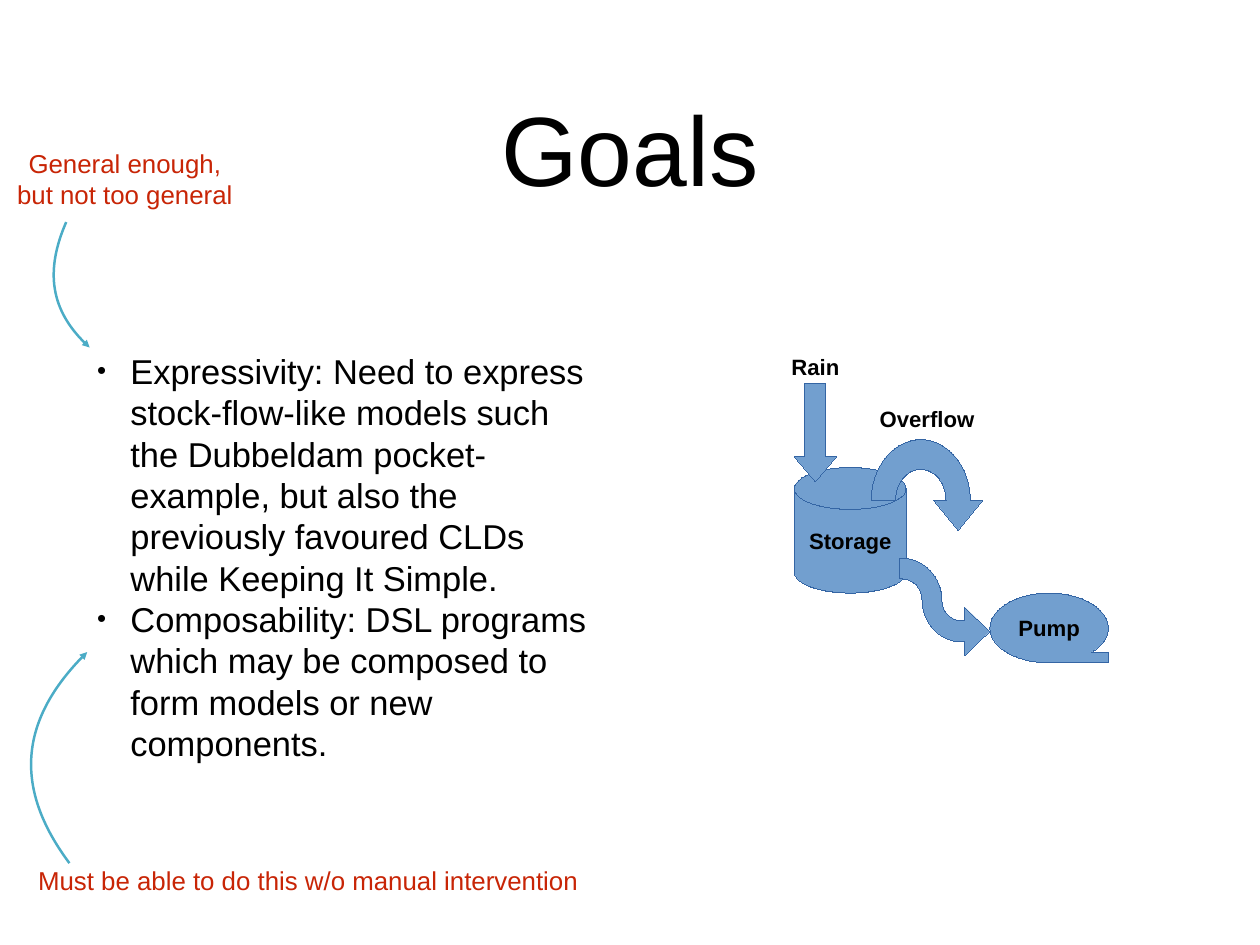
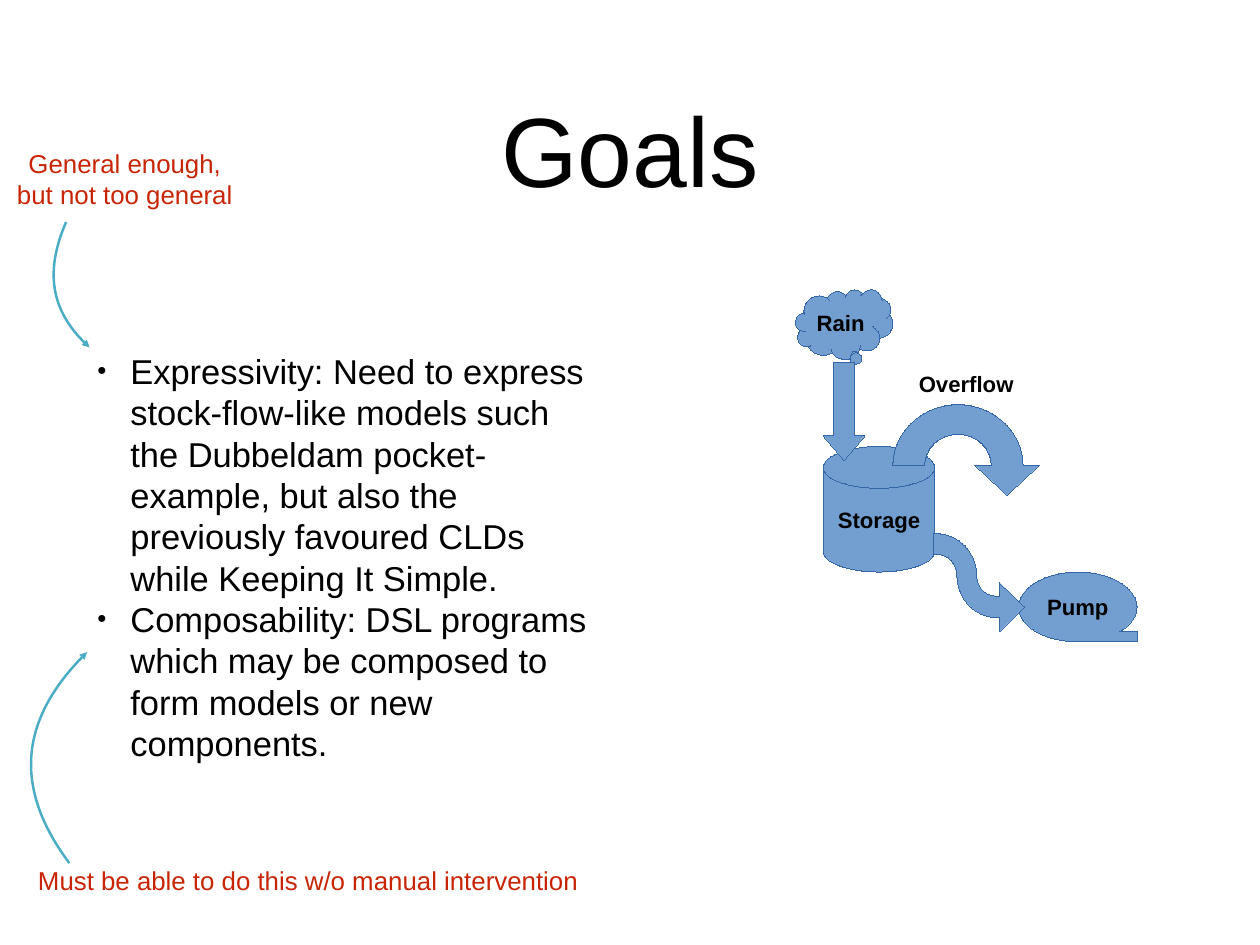
Before and after one commit to GRACeFUL-project/GRACe, a slide deck: slide 4 of doc/GL_DSL_PPT.pptx. Drawn at 1260x945 pixels with LibreOffice and Linux fonts; fonts in the diff are those of the drawing. Boxes give left, top, right and bottom in pixels: in the first picture for what was removed or moved away, otherwise in the second. Text is boxed around its words. In the diff, an @@ line names an element or a change of style, - is before the commit and + after.

Commit message:
Updating the presentation

```diff
--- a/doc/GL_DSL_PPT.pptx
+++ b/doc/GL_DSL_PPT.pptx
@@ thought cloud added at box(796, 290, 893, 360), fill #729FCF, outline #3465A4 0.75 pt, 18 pt, text #000000, bold @@
+Rain
@@ freeform shape removed at box(795, 384, 836, 481) @@
-Rain
@@ freeform shape added at box(823, 362, 865, 460), fill #729FCF, outline #3465A4 0.75 pt @@
@@ freeform shape "Overflow": place and size @@
-freeform shape "Overflow" at box(871, 439, 983, 530)
+freeform shape "Overflow" at box(893, 405, 1039, 495)
@@ cylinder "Storage": place and size @@
-cylinder "Storage" at box(795, 468, 906, 594)
+cylinder "Storage" at box(823, 447, 935, 572)
@@ freeform shape: place and size @@
-freeform shape at box(899, 558, 990, 656)
+freeform shape at box(934, 534, 1024, 632)
@@ flow chart magnetic tape "Pump": place and size @@
-flow chart magnetic tape "Pump" at box(990, 593, 1108, 663)
+flow chart magnetic tape "Pump" at box(1019, 572, 1138, 642)
```
Also in this commit, not shown: 4 other slides changed, 1 slide removed, 1 other file.
